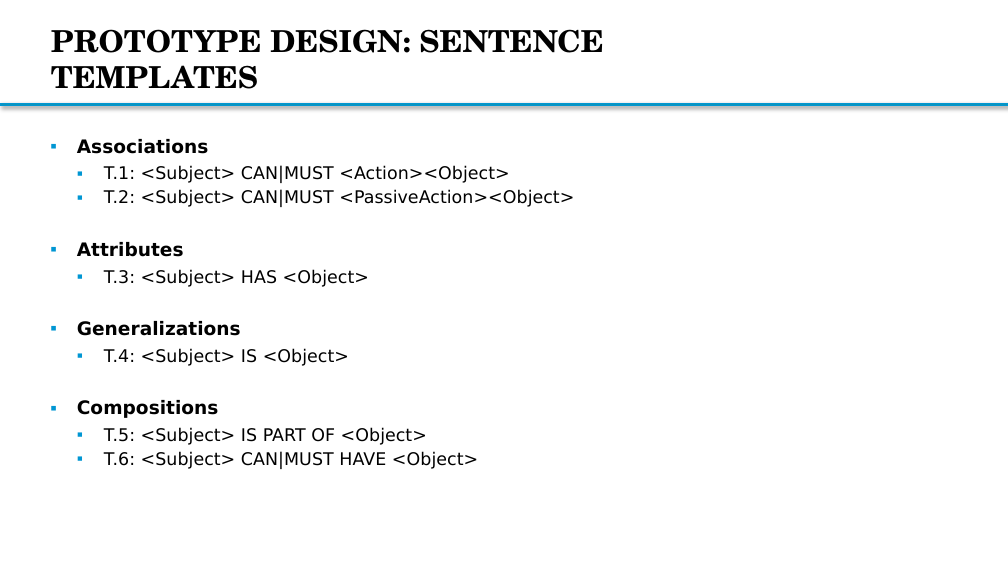
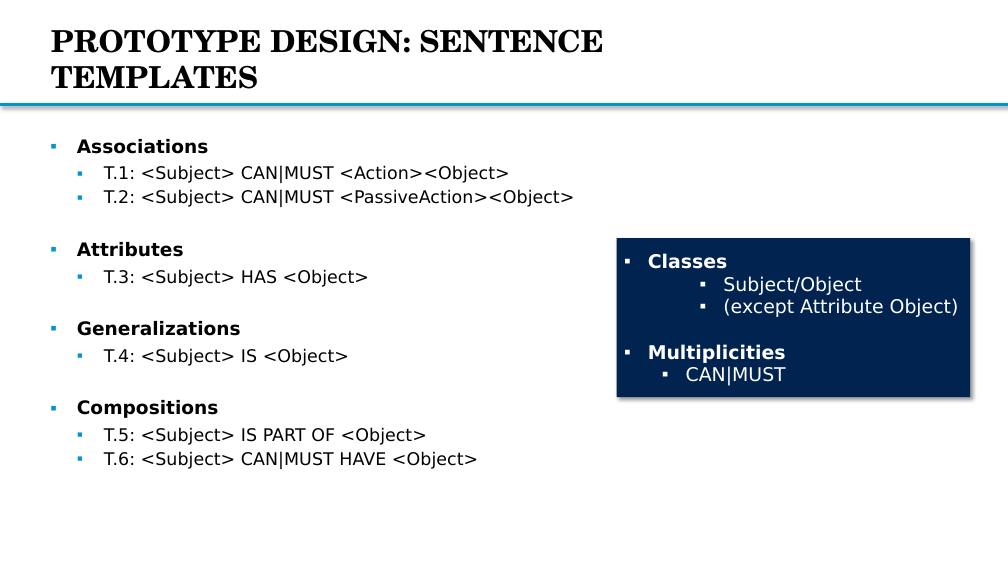
Before and after one commit to Bimi1804/BiT-ReNU, a slide deck: slide 18 of MasterThesis_Presentation2_MarkusBimassl.pptx (slide 15 before the commit). Drawn at 1008x567 pixels with LibreOffice and Linux fonts; fonts in the diff are those of the drawing; background and template pictures are left out. Boxes give left, top, right and bottom in pixels: in the first picture for what was removed or moved away, otherwise in the second. Text is boxed around its words. In the diff, an @@ line names an element or a change of style, - is before the commit and + after.

```diff
--- a/MasterThesis_Presentation2_MarkusBimassl.pptx
+++ b/MasterThesis_Presentation2_MarkusBimassl.pptx
@@ rectangle added at [617,238,971,397], fill #002350, 18 pt, text #FFFFFF @@
+▪ Classes
+    ▪ Subject/Object
+    ▪ (except Attribute Object)
+▪ Multiplicities
+  ▪ CAN|MUST
```
Also in this commit, not shown: 11 other slides changed, 5 slides added, 4 slides removed.
